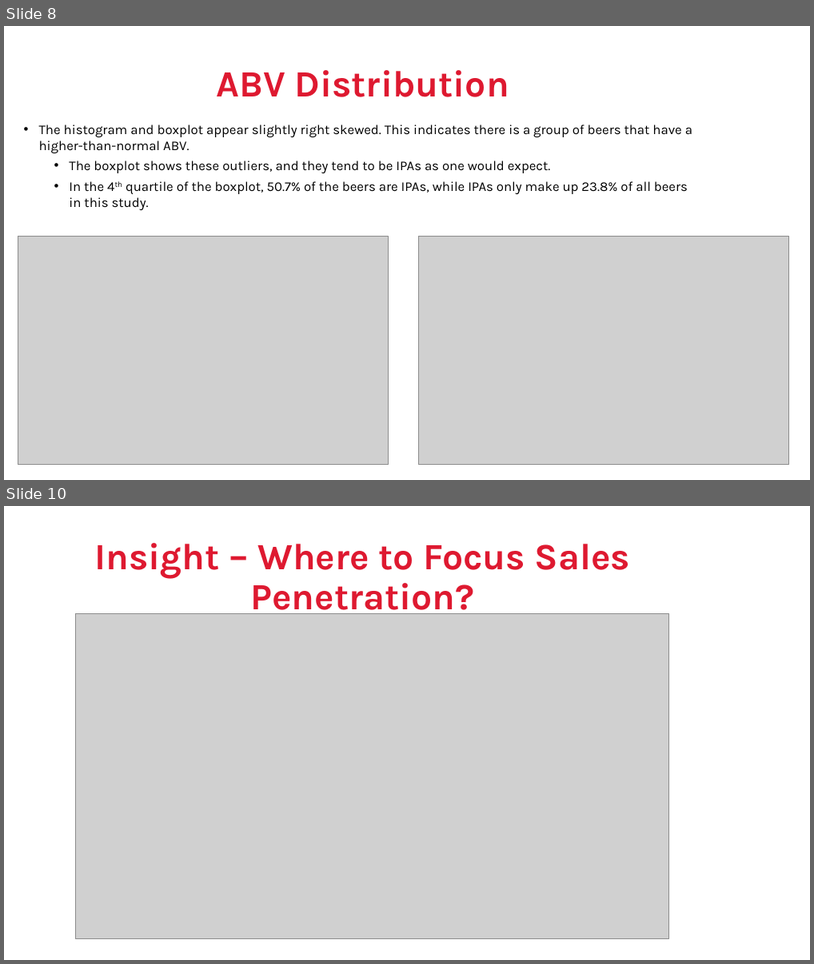
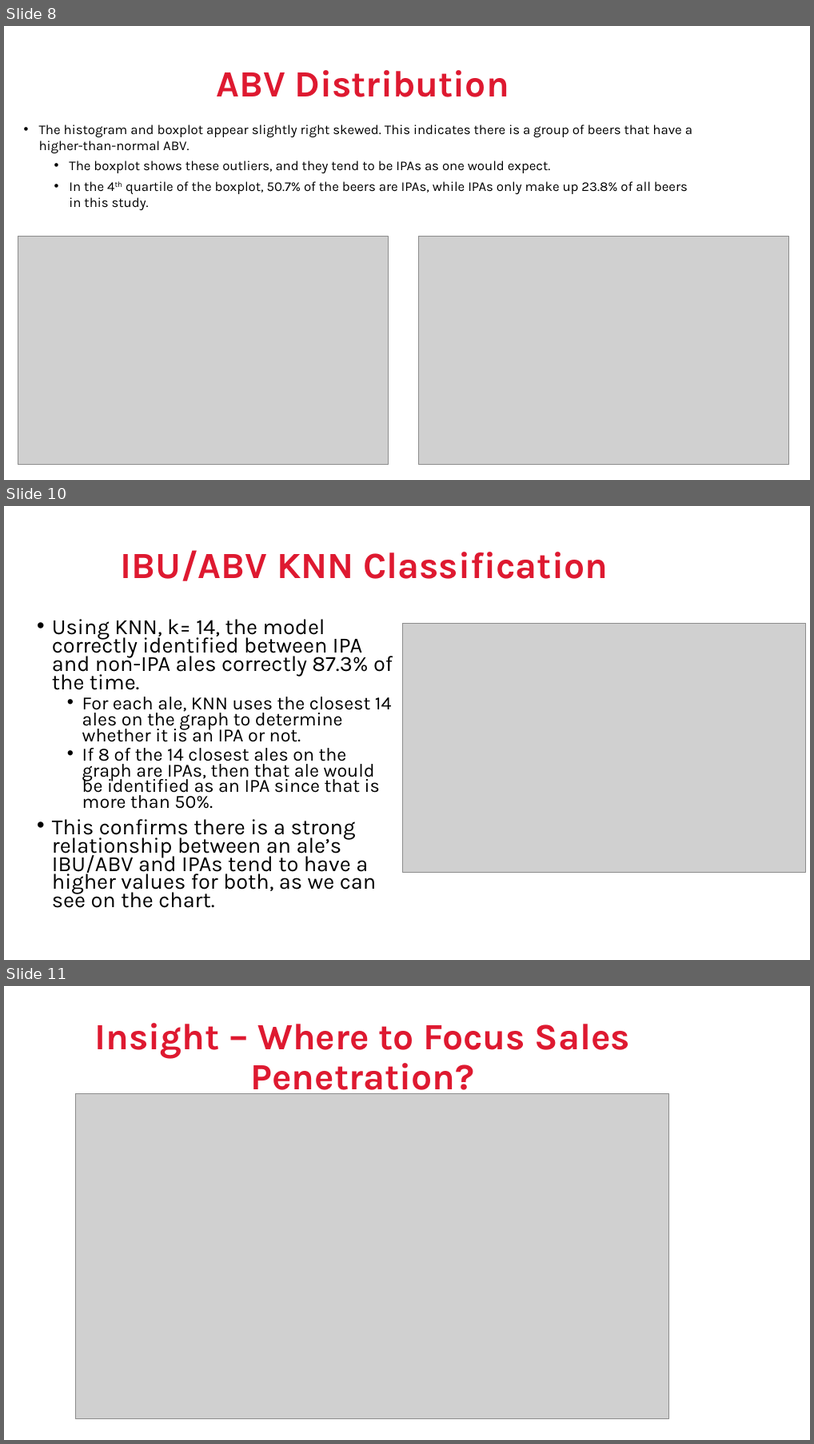
Before and after one commit to jeffnreed/DDS_Project1, a slide deck: DDS Project1 - Reed_Miller.pptx. Shown one above the other, each under a label of ours: slides 8 and 10 before the commit, slides 8, 10 and 11 after it; the slides between them are not shown. The pictures are 814x964 and 814x1444 pixels, drawn with LibreOffice and Linux fonts; fonts in the diff are those of the drawing; grey boxes stand for pictures; background and template pictures are left out. Boxes give left, top, right and bottom in pixels: in the first picture for what was removed or moved away, otherwise in the second. Text is boxed around its words. In the diff, an @@ line names an element or a change of style, - is before the commit and + after.

```diff
--- a/DDS Project1 - Reed_Miller.pptx
+++ b/DDS Project1 - Reed_Miller.pptx
@@ slide 10 added at bbox=[4, 506, 810, 960], background picture (left out) @@
@@ title added at bbox=[120, 550, 608, 581], 44 pt, text #DE1930, bold @@
+IBU/ABV KNN Classification
@@ text added at bbox=[52, 619, 393, 908], 25.9 pt, text #000000 @@
+• Using KNN, k= 14, the model correctly identified between IPA and non-IPA ales correctly 87.3% of the time.
+  • For each ale, KNN uses the closest 14 ales on the graph to determine whether it is an IPA or not.
+  • If 8 of the 14 closest ales on the graph are IPAs, then that ale would be identified as an IPA since that is more than 50%.
+• This confirms there is a strong relationship between an ale’s IBU/ABV and IPAs tend to have a higher values for both, as we can see on the chart.
@@ picture added at bbox=[403, 624, 806, 872] @@
@@ what was slide 10 is now slide 11 @@
```
Also in this commit, not shown: 3 slides changed.
